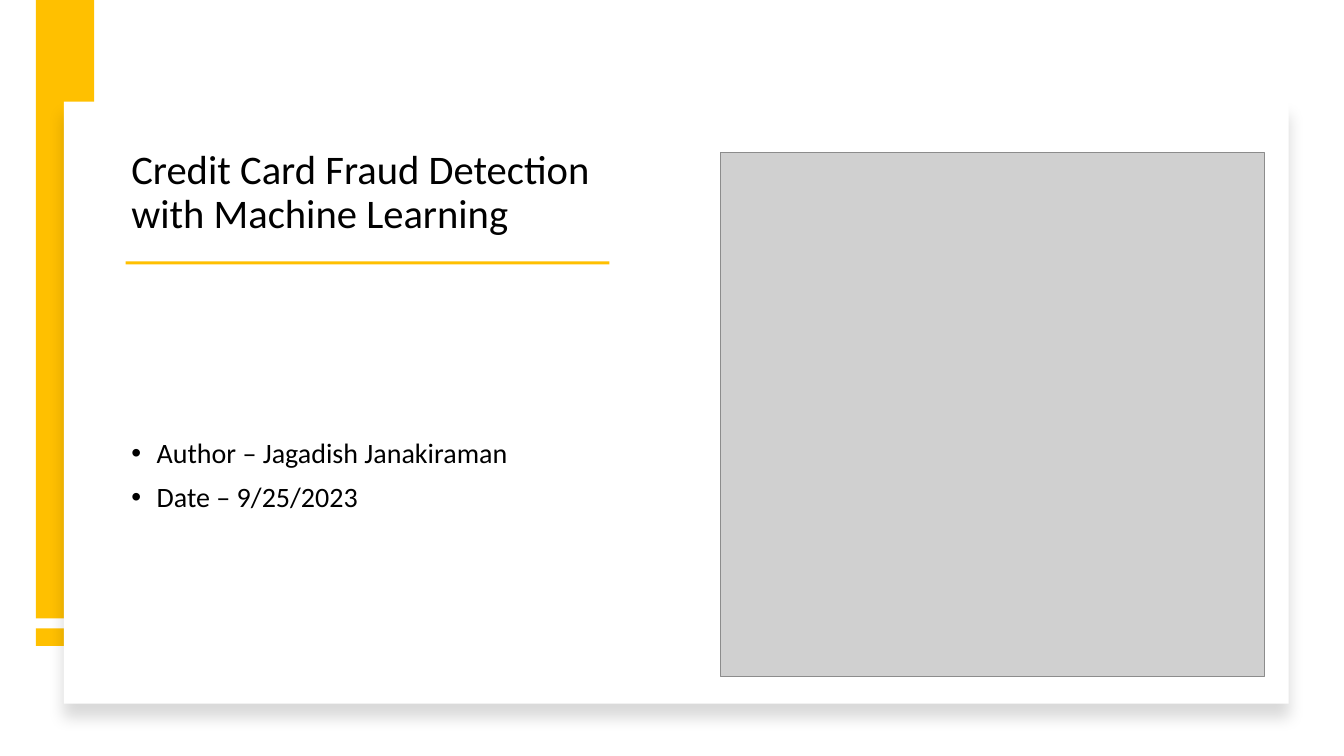
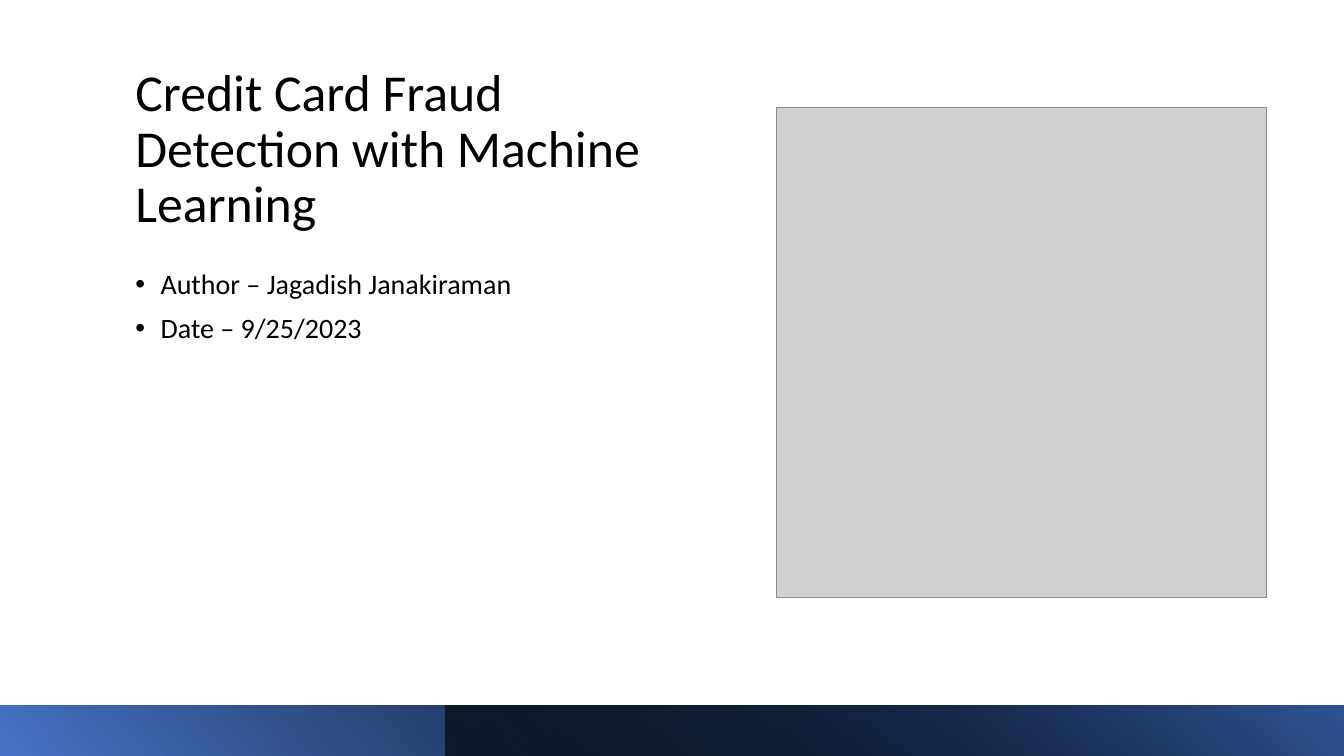
Before and after one commit to jagsrj/Credit_card_fraud_detection_ML, a slide deck: slide 1 of CreditCard_FraudDetection_MachingLearning.pptx. Drawn at 1344x756 pixels with LibreOffice and Linux fonts; fonts in the diff are those of the drawing; grey boxes stand for pictures. Boxes give left, top, right and bottom in pixels: in the first picture for what was removed or moved away, otherwise in the second. Text is boxed around its words. In the diff, an @@ line names an element or a change of style, - is before the commit and + after.

```diff
--- a/CreditCard_FraudDetection_MachingLearning.pptx
+++ b/CreditCard_FraudDetection_MachingLearning.pptx
@@ rectangle removed at (36, 1, 94, 619) @@
@@ title "Credit Card Fraud Detection with ...": place and size @@
-title "Credit Card Fraud Detection with ..." at (131, 155, 590, 235)
+title "Credit Card Fraud Detection with ..." at (135, 75, 640, 231)
@@ title "Credit Card Fraud Detection with ..." at (135, 75, 640, 231): size 29 to 37 pt @@
@@ rectangle removed at (64, 102, 1289, 704) @@
@@ picture: place and size @@
-picture at (721, 152, 1264, 677)
+picture at (777, 108, 1267, 598)
@@ text "Author – Jagadish Janakiraman": place and size @@
-text "Author – Jagadish Janakiraman" at (157, 443, 507, 509)
+text "Author – Jagadish Janakiraman" at (161, 274, 511, 340)
@@ text "Author – Jagadish Janakiraman" at (161, 274, 511, 340): vertical alignment middle to top @@
@@ rectangle removed at (126, 261, 610, 264) @@
@@ rectangle removed at (36, 628, 95, 645) @@
@@ rectangle added at (0, 706, 1344, 756), fill gradient #4472C4 to #000000 @@
@@ rectangle added at (446, 706, 1344, 756), fill gradient #000000 to #2F5597 @@
```
Also in this commit, not shown: 6 other slides changed, 3 slides added, 1 slide removed.
